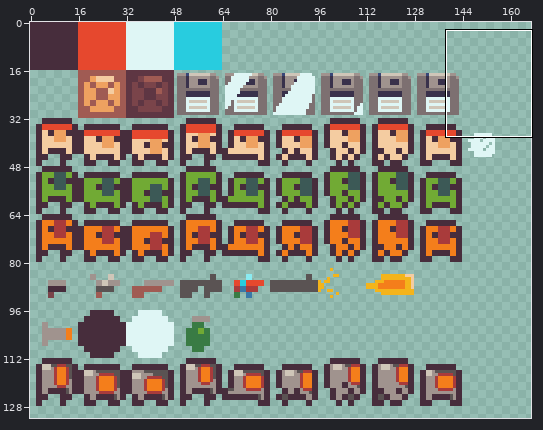
Sprite sheet: GGJ2019/Content/img/basic-prototyping.png. Above, an overview of the earlier version with the close-up marked.
Close-up. Before the edit:
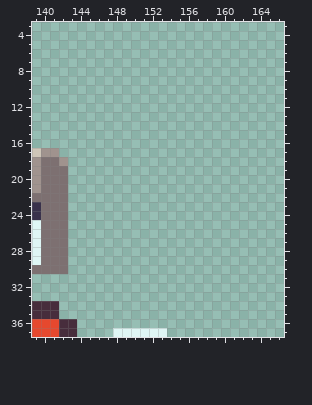
The file is 256x256 pixels. Shown: x 139..166, y 3..37. The wide view leaves out empty margins.
After the commit:
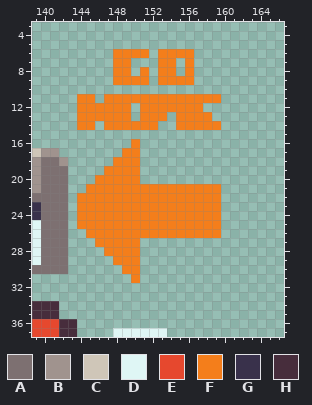
Palette (. is transparent): A #7d7071  B #a0938e  C #cfc6b8  D #dff6f5  E #e6482e  F #f47e1b  G #39314b  H #472d3c
From old to new:
@@ x 139..166 @@
  5 ............................
- 6 ............................
- 7 ............................
- 8 ............................
- 9 ............................
+ 6 .........FFFF.FFFF..........
+ 7 .........FF...FF.F..........
+ 8 .........FF.F.FF.F..........
+ 9 .........FFFF.FFFF..........
 10 ............................
-11 ............................
-12 ............................
-13 ............................
-14 ............................
+11 .....FF.FFFFFFFFFFFFF.......
+12 .....FFFFFF.FFFFFFF.........
+13 .....FFFFFF.FFF.FFFF........
+14 .....FF.FFFFFF..FFFFF.......
 15 ............................
-16 ............................
-17 CBB.........................
-18 BAAB........................
-19 BAAA........................
-20 BAAA........................
-21 BAAA........................
-22 AAAA........................
-23 GAAA........................
-24 GAAA........................
-25 DAAA........................
-26 DAAA........................
-27 DAAA........................
-28 DAAA........................
-29 DAAA........................
-30 AAAA........................
-31 ............................
+16 ...........F................
+17 CBB.......FF................
+18 BAAB.....FFF................
+19 BAAA....FFFF................
+20 BAAA...FFFFF................
+21 BAAA..FFFFFFFFFFFFFFF.......
+22 AAAA.FFFFFFFFFFFFFFFF.......
+23 GAAA.FFFFFFFFFFFFFFFF.......
+24 GAAA.FFFFFFFFFFFFFFFF.......
+25 DAAA.FFFFFFFFFFFFFFFF.......
+26 DAAA..FFFFFFFFFFFFFFF.......
+27 DAAA...FFFFF................
+28 DAAA....FFFF................
+29 DAAA.....FFF................
+30 AAAA......FF................
+31 ...........F................
 32 ............................
Pixel boxes of the changes (left, top, right, bottom) in both close-ups:
added: (77, 49, 221, 283)
